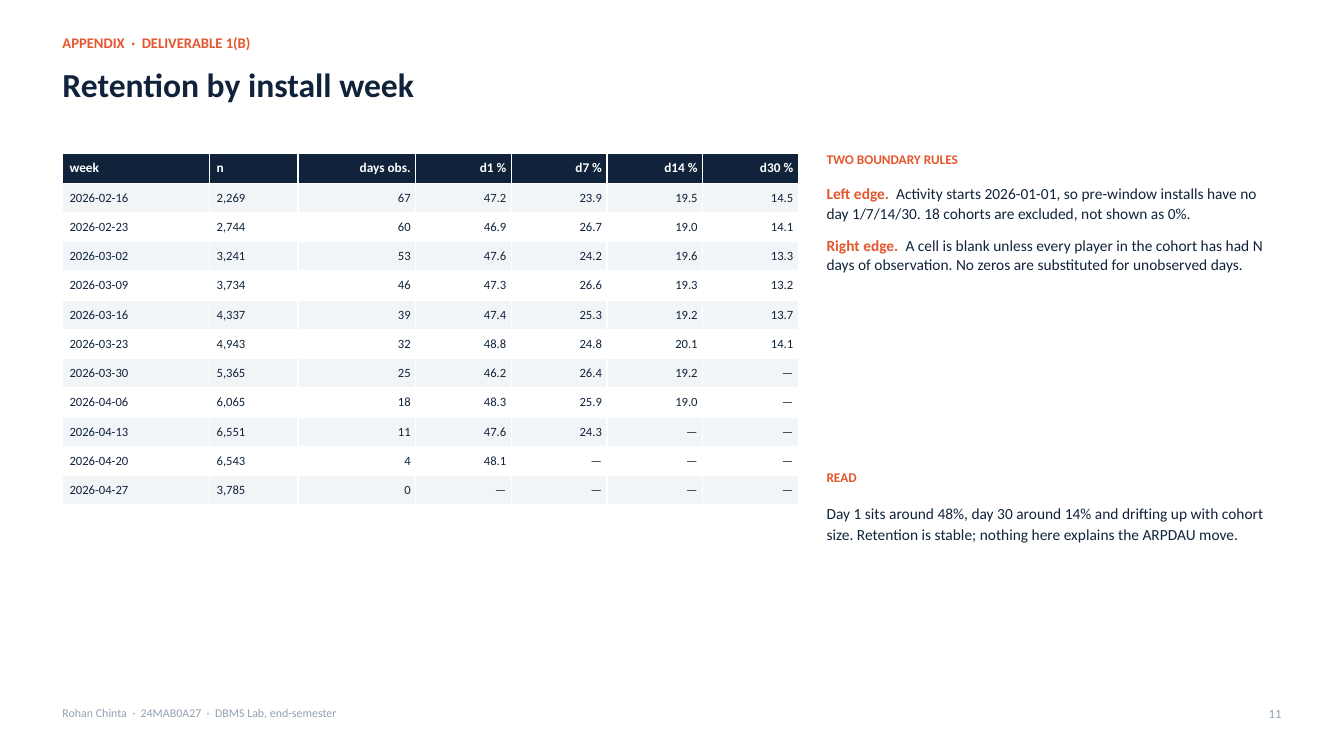
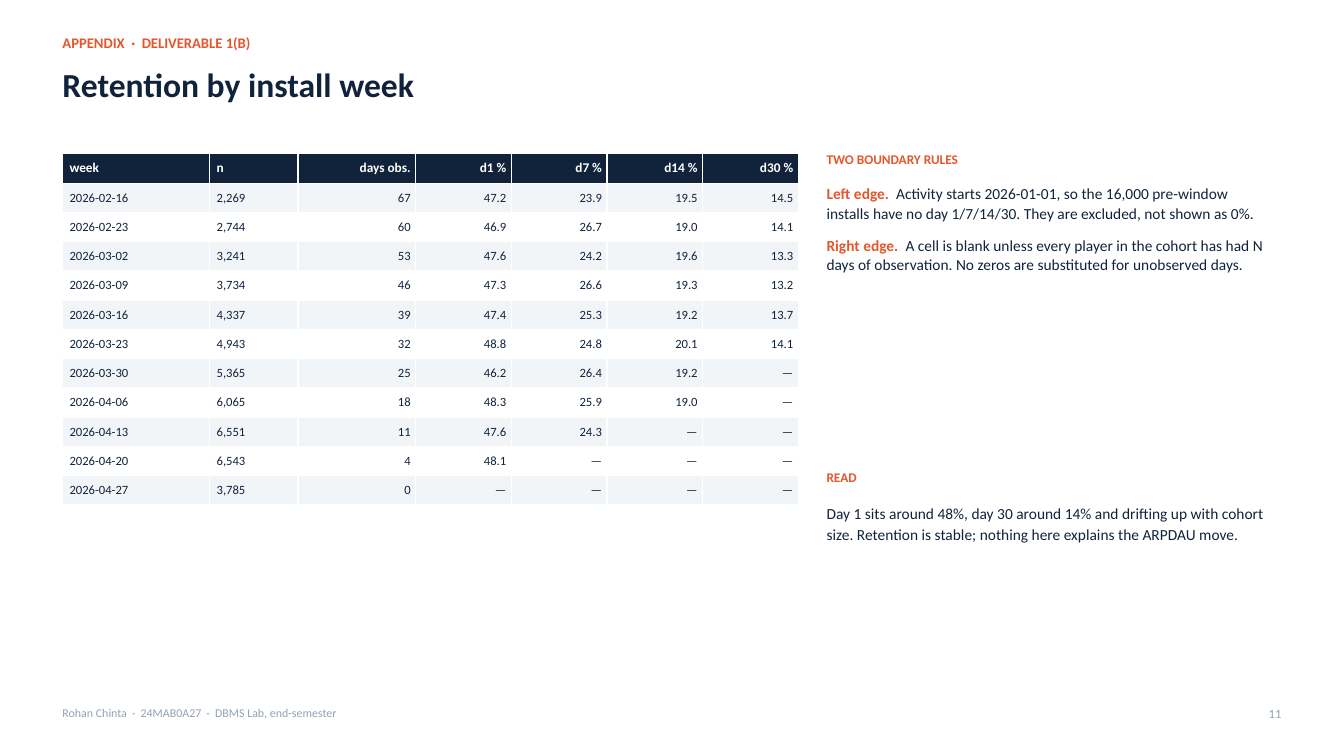
Before and after one commit to iistargazer/DBMS-Lab-Endsem-Assignment, a slide deck: slide 11 of deck/DBMS_EndSem_Deck.pptx. Drawn at 1344x756 pixels with LibreOffice and Linux fonts; fonts in the diff are those of the drawing. Boxes give left, top, right and bottom in pixels: in the first picture for what was removed or moved away, otherwise in the second. Text is boxed around its words. In the diff, an @@ line names an element or a change of style, - is before the commit and + after.

Commit message:
Trace the deck's figures to the CSVs and correct four claims they contradicted
The channel bootstrap intervals do not all cross zero, the two-part model does not win
on every ranking metric, 41% of player-days carry no ad event rather than 44% of DAU,
and gross revenue had been typed from a pre-deduplication basis so net minus refunds
did not reconcile; those statements now match the committed outputs, and the counts
behind them are read from the CSVs that already carry them. The 4(b) top-decile share
and mean were computed from two different sorts, so with 78% of scores tied the mean
described a different set of installs than the share and changed between runs.

```diff
--- a/deck/DBMS_EndSem_Deck.pptx
+++ b/deck/DBMS_EndSem_Deck.pptx
@@ text at (827,188,1254,222): text changed @@
-Left edge. Activity starts 2026-01-01, so pre-window installs have no day 1/7/14/30. 18 cohorts are excluded, not shown as 0%.
+Left edge. Activity starts 2026-01-01, so the 16,000 pre-window installs have no day 1/7/14/30. They are excluded, not shown as 0%.
```
Also in this commit, not shown: 5 other slides changed, 5 other files.
